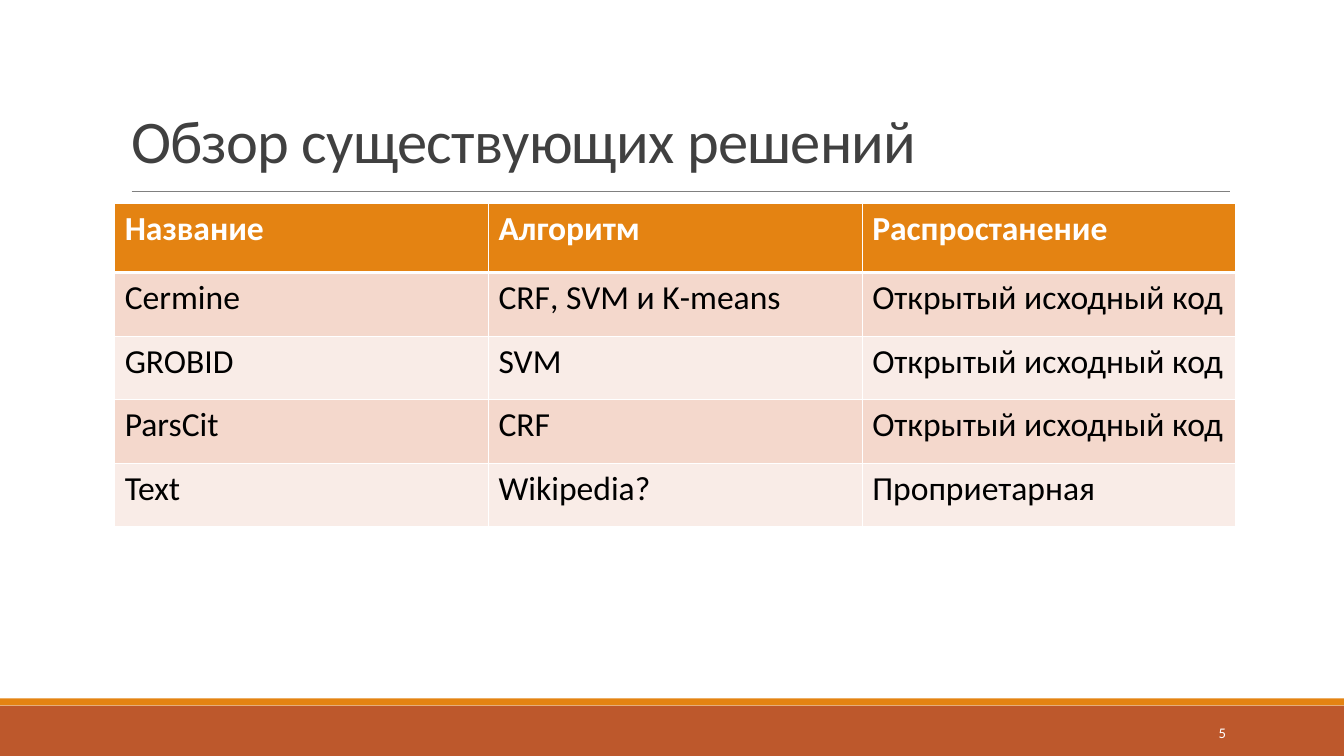
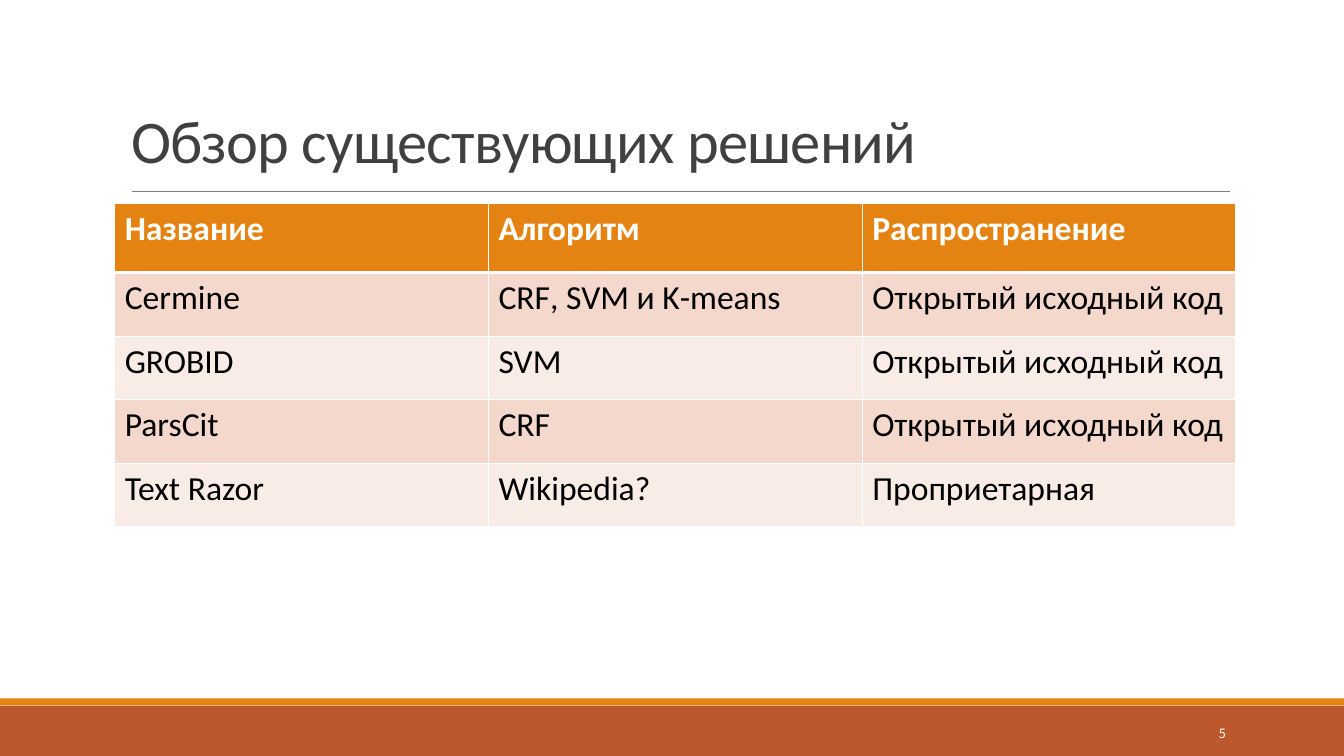
Before and after one commit to J-CITY/METADATA-EXTRACTOR, a slide deck: slide 5 of report.pptx. Drawn at 1344x756 pixels with LibreOffice and Linux fonts; fonts in the diff are those of the drawing. Boxes give left, top, right and bottom in pixels: in the first picture for what was removed or moved away, otherwise in the second. Text is boxed around its words. In the diff, an @@ line names an element or a change of style, - is before the commit and + after.

```diff
--- a/report.pptx
+++ b/report.pptx
@@ table at (115, 204, 1237, 527) @@
-row 1, column 3: Распростанение
+row 1, column 3: Распространение
-row 5, column 1: Text
+row 5, column 1: Text Razor
```
Also in this commit, not shown: 1 other slide changed, 2 other files.
